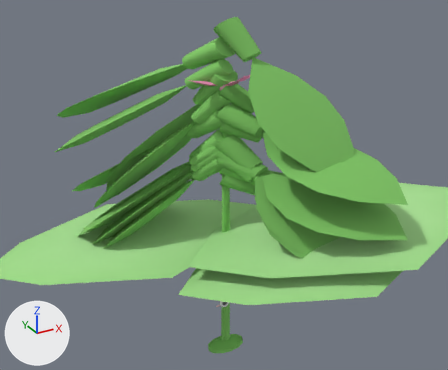
One commit to the glTF model web-forest/public/model/species/hydrilla-verticillata.glb: the scene before it, then after it.
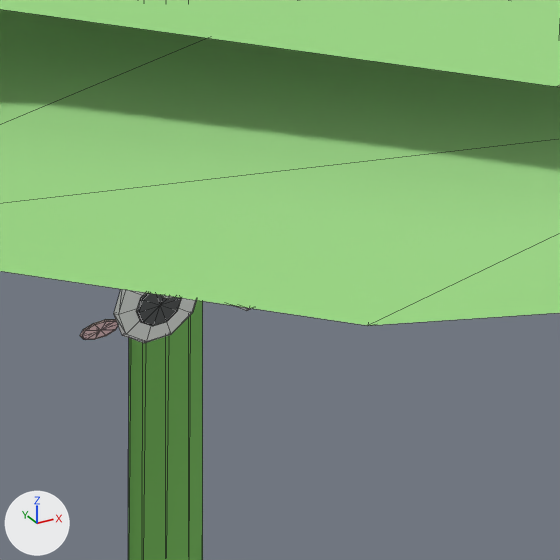
Each version is shown from a 50 mm camera at (-0.348, -0.5553, 0.5049) aimed at (-0.0317, 0.0199, 0.2173), then close up on the part from 46% to 60% of the width and 73% to 90% of the height. The lights are fixed; the arrows at lower left show +X, +Y and +Z. The older version's two pictures come first. The close-ups show mesh edges as thin lines. Where no turn or scale is listed for an object, it has been applied to the vertices. Vertices at exactly the same position are counted once.

Objects in the first close-up: 'p0', 'p2', 'stem'.
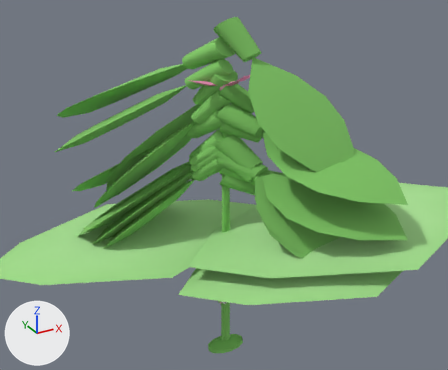
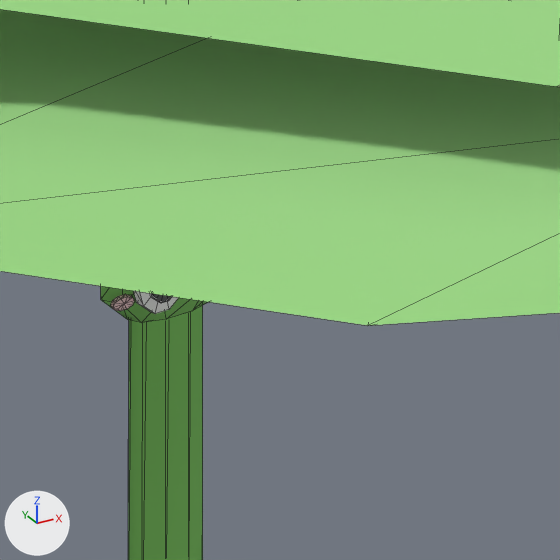
What differs and where, as boxes [x1, y1, x2, y2] in the close-ups (560 x 560 px; the box of a moved part takes in the faces that stretch with it):
'stem', reshaped: before [80, 289, 253, 560]; after [101, 286, 208, 560]
part 1 of me_mesh_0, added: after [111, 294, 135, 311]
part 2 of me_mesh_0, moved or reshaped: before [83, 289, 250, 343]; after [101, 286, 178, 314]
part 3 of me_mesh_0, recoloured: before [80, 293, 253, 340]; after [102, 294, 208, 323]

What changed in the scene script:
```text
Change me_mesh_0:
    used by ob_stem; location = (-0.0389, 0.0027, 0.0)
    remove me_mesh_0.from_pydata(...)  # 345 vertices, 632 faces; spans x -0.045..0.045, y -0.026..0.026, z 0.0..0.35
    add me_mesh_0.from_pydata(...)  # 387 vertices, 712 faces; spans x -0.045..0.045, y -0.026..0.026, z 0.0..0.35
    me_mesh_0 part 1: a new loose piece, a 10-sided cut cone along y (radius 0.00162 by 0.00104 at the low end, 0.00177 by 0.00113 at the high end) spanning x -0.01077..-0.00724, y -0.00453..-0.00391, z 0.07291..0.07505, in mat_flat
    me_mesh_0 part 2
    30 vertices are removed from x -0.015..0.017, y -0.013..-0.009, z 0.075..0.085
    194 faces are deleted
    146 vertices move from x -0.018..0.018, y -0.013..-0.009, z 0.072..0.085 to x -0.011..0.011, y -0.008..0.003, z 0.067..0.084
    28 vertices are added at x -0.004..0.011, y -0.008..0.001, z 0.073..0.085
    194 new faces join them
    me_mesh_0 part 3: 84 kept faces spanning x -0.011..0.011, y -0.008..0.003, z 0.067..0.084 get new vertex colours
    other edits to the shape of me_mesh_0 do not show in these pictures
```
